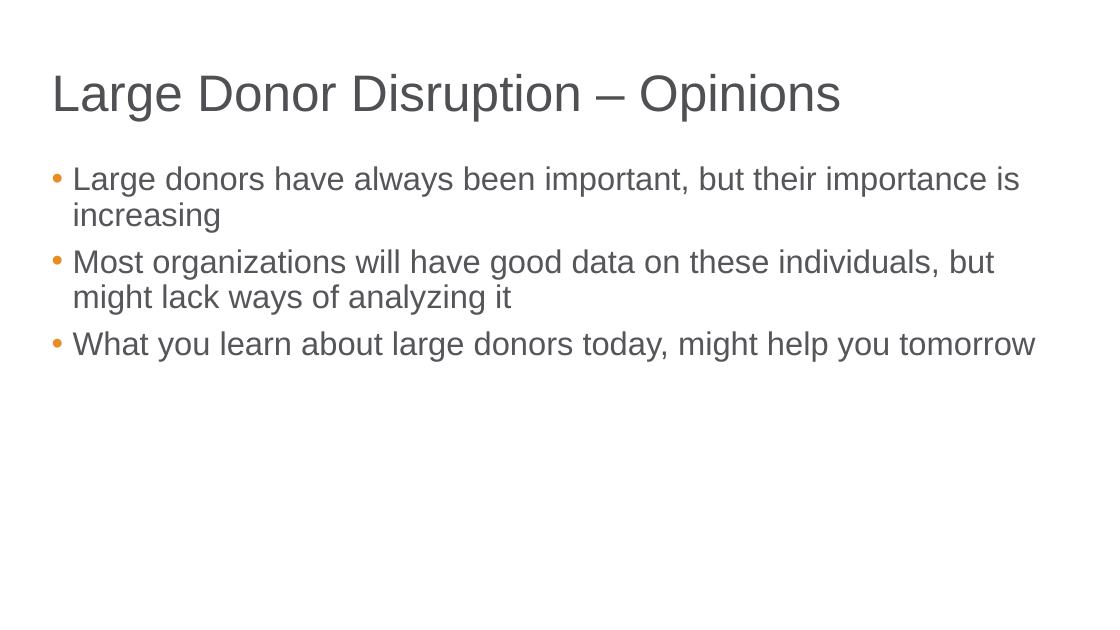
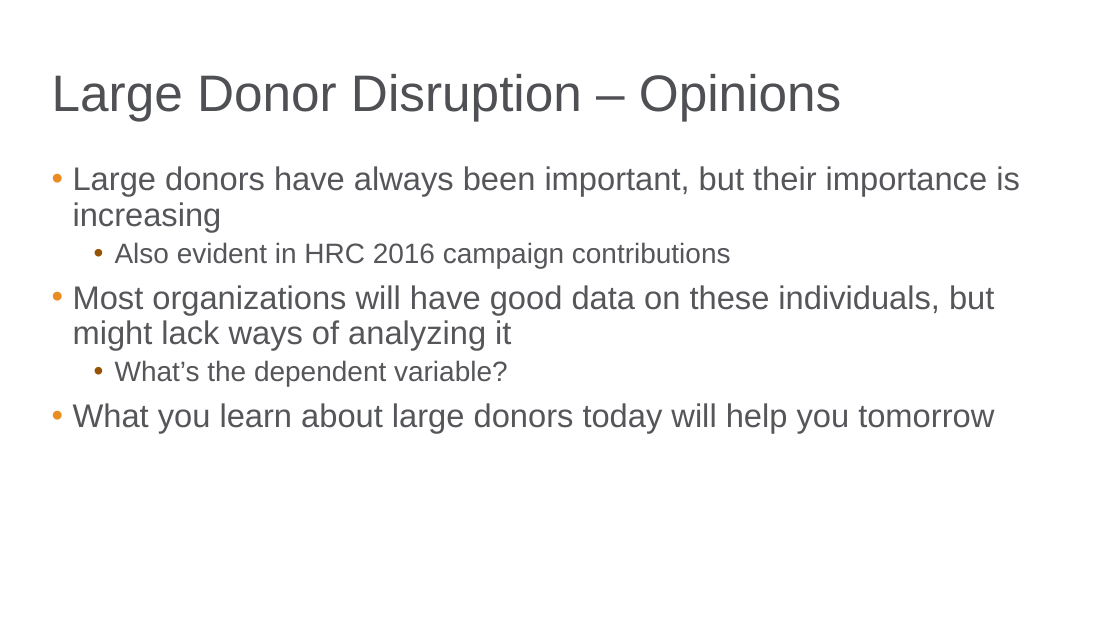
Before and after one commit to bgstieber/APRA-PD-DAS-2019, a slide deck: slide 8 of Generating Insights from Clustering Large Donors - BStieber APRA DAS19.pptx (slide 7 before the commit). Drawn at 1120x630 pixels with LibreOffice and Linux fonts; fonts in the diff are those of the drawing; background and template pictures are left out. Boxes give left, top, right and bottom in pixels: in the first picture for what was removed or moved away, otherwise in the second. Text is boxed around its words. In the diff, an @@ line names an element or a change of style, - is before the commit and + after.

```diff
--- a/Generating Insights from Clustering Large Donors - BStieber APRA DAS19.pptx
+++ b/Generating Insights from Clustering Large Donors - BStieber APRA DAS19.pptx
@@ text at [115, 242, 731, 268]: paragraph added @@
+  • Also evident in HRC 2016 campaign contributions
@@ text at [73, 360, 994, 433]: text changed @@
-• What you learn about large donors today, might help you tomorrow
+  • What’s the dependent variable?
+• What you learn about large donors today will help you tomorrow
```
Also in this commit, not shown: 8 other slides changed, 1 slide added, 1 other file.
